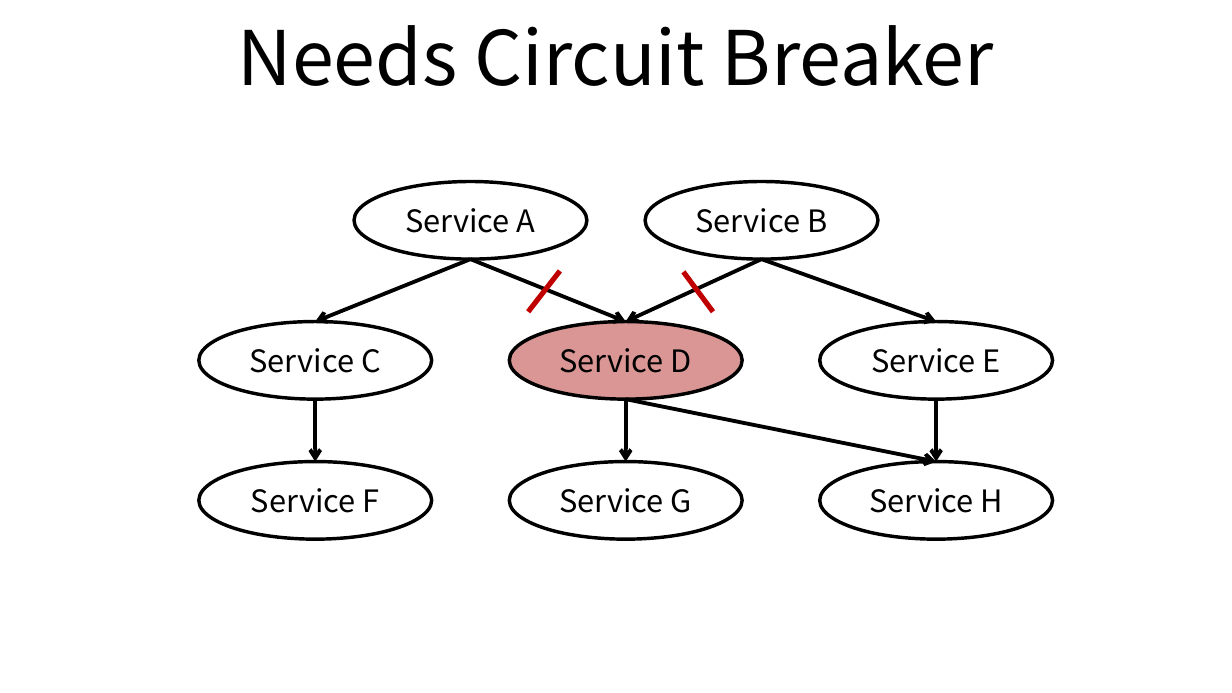
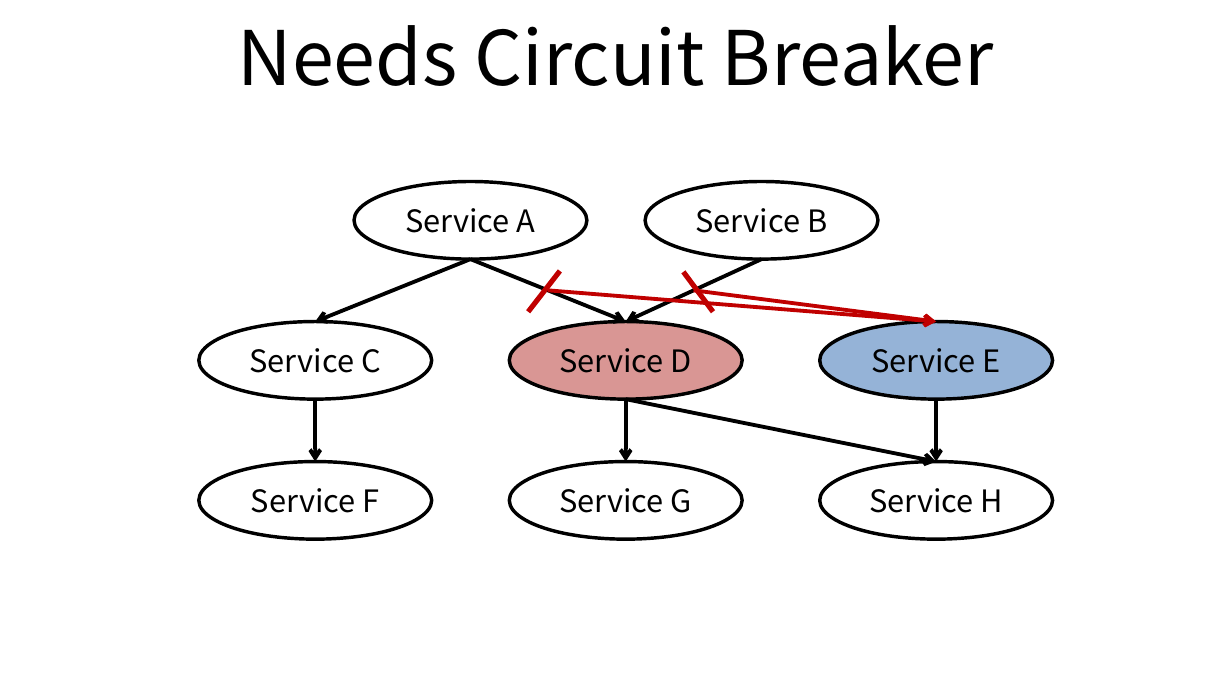
Before and after one commit to ssup2/blog-old, a slide deck: slide 1 of images/theory_analysis/Spring_Cloud/Spring_Cloud.pptx. Drawn at 1232x693 pixels with LibreOffice and Linux fonts; fonts in the diff are those of the drawing. Boxes give left, top, right and bottom in pixels: in the first picture for what was removed or moved away, otherwise in the second. Text is boxed around its words. In the diff, an @@ line names an element or a change of style, - is before the commit and + after.

```diff
--- a/images/theory_analysis/Spring_Cloud/Spring_Cloud.pptx
+++ b/images/theory_analysis/Spring_Cloud/Spring_Cloud.pptx
@@ arrow added from (548, 291) to (936, 322), #C00000 2.25 pt @@
@@ arrow moved from (761, 259) - (936, 322) to (694, 291) - (936, 322) @@
@@ arrow (694, 291) - (936, 322): stroke #000000 2.25 pt to #C00000 2.25 pt @@
@@ ellipse "Service E" at box(819, 322, 1052, 399): fill #FFFFFF to #95B3D7 @@
```
Also in this commit, not shown: 1 other slide changed, 3 other files.
